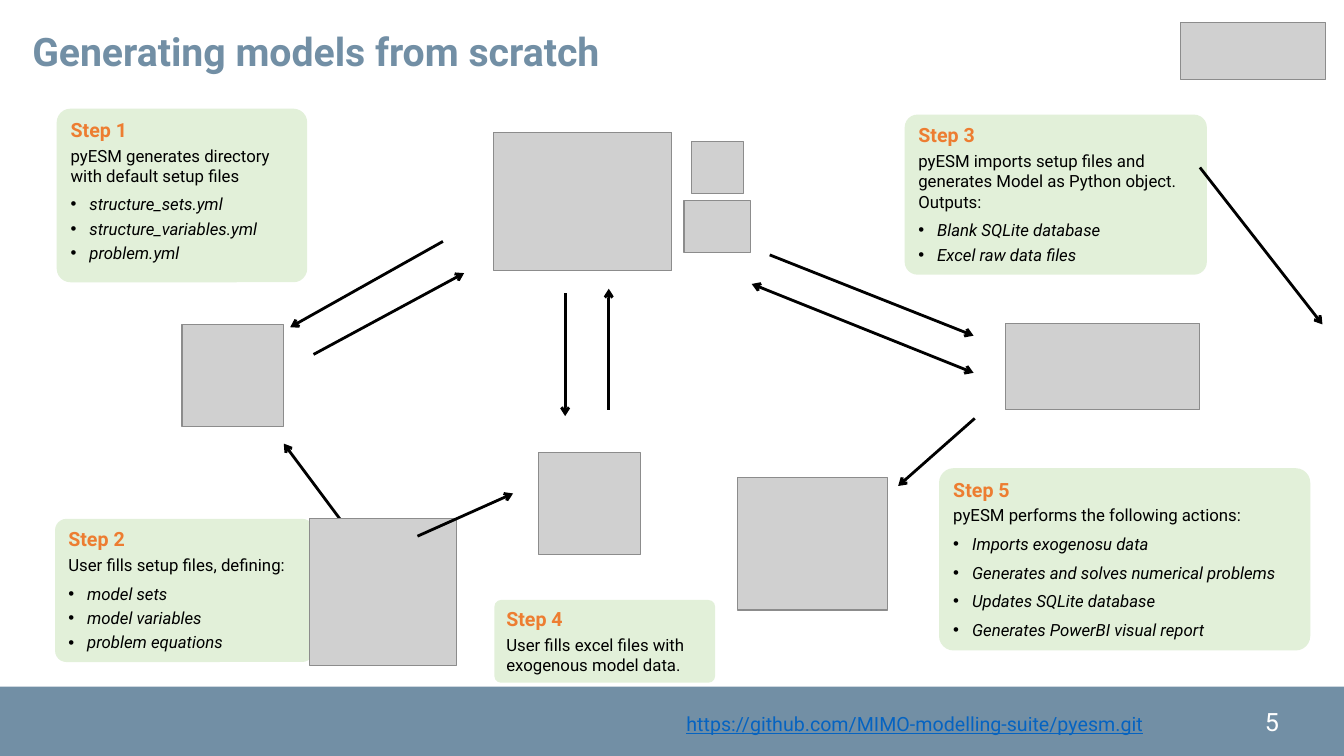
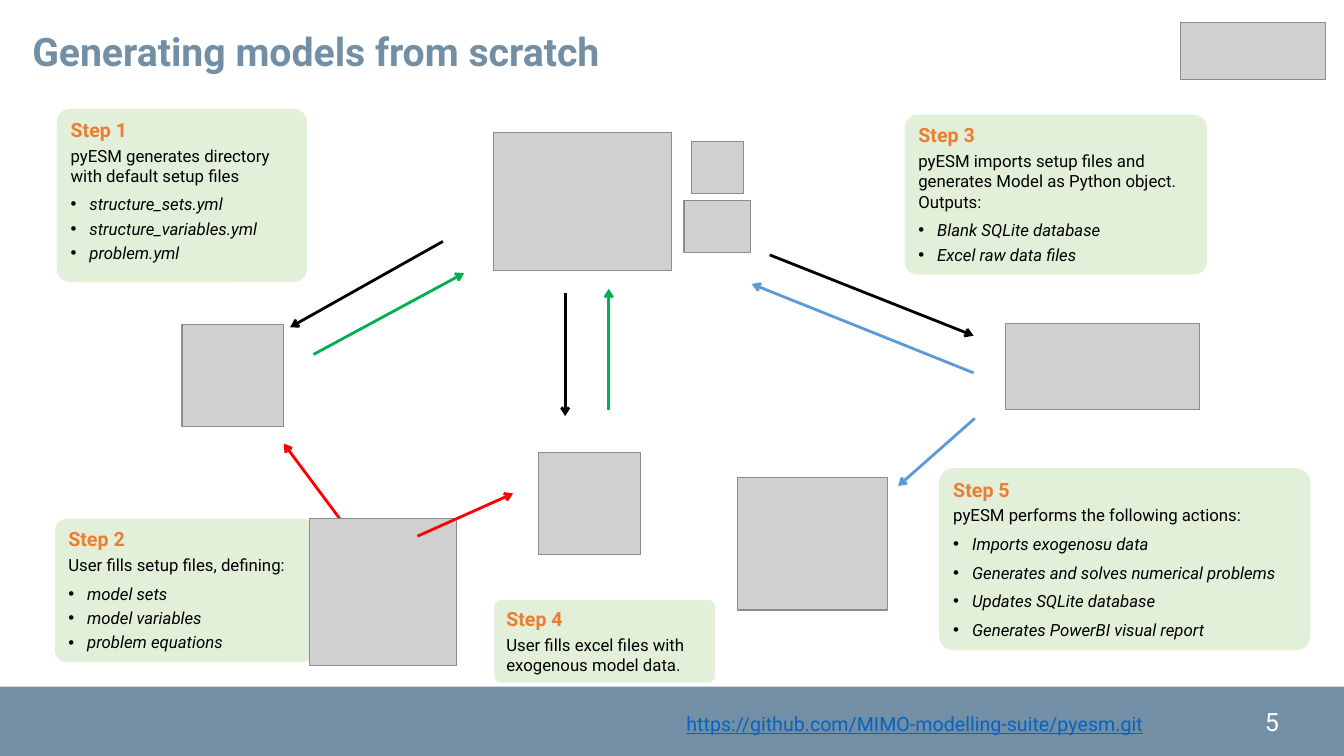
Before and after one commit to pyESM-project/pyesm, a slide deck: slide 5 of doc/pyesm.pptx. Drawn at 1344x756 pixels with LibreOffice and Linux fonts; fonts in the diff are those of the drawing; grey boxes stand for pictures; background and template pictures are left out. Boxes give left, top, right and bottom in pixels: in the first picture for what was removed or moved away, otherwise in the second. Text is boxed around its words. In the diff, an @@ line names an element or a change of style, - is before the commit and + after.

```diff
--- a/doc/pyesm.pptx
+++ b/doc/pyesm.pptx
@@ arrow removed from (1200, 167) to (1323, 325) @@
@@ arrow (464, 273) - (314, 355): stroke #000000 2 pt to #00B050 2 pt @@
@@ arrow (609, 288) - (609, 410): stroke #000000 2 pt to #00B050 2 pt @@
@@ double arrow (974, 373) - (752, 284): double arrow to arrow; stroke #000000 2 pt to #5B9BD5 2 pt @@
@@ arrow (898, 486) - (975, 418): stroke #000000 2 pt to #5B9BD5 2 pt @@
@@ arrow (284, 444) - (353, 536): stroke #000000 2 pt to #FF0000 2 pt @@
@@ arrow (513, 494) - (417, 536): stroke #000000 2 pt to #FF0000 2 pt @@
```
Also in this commit, not shown: 1 other slide changed, 30 other files.
